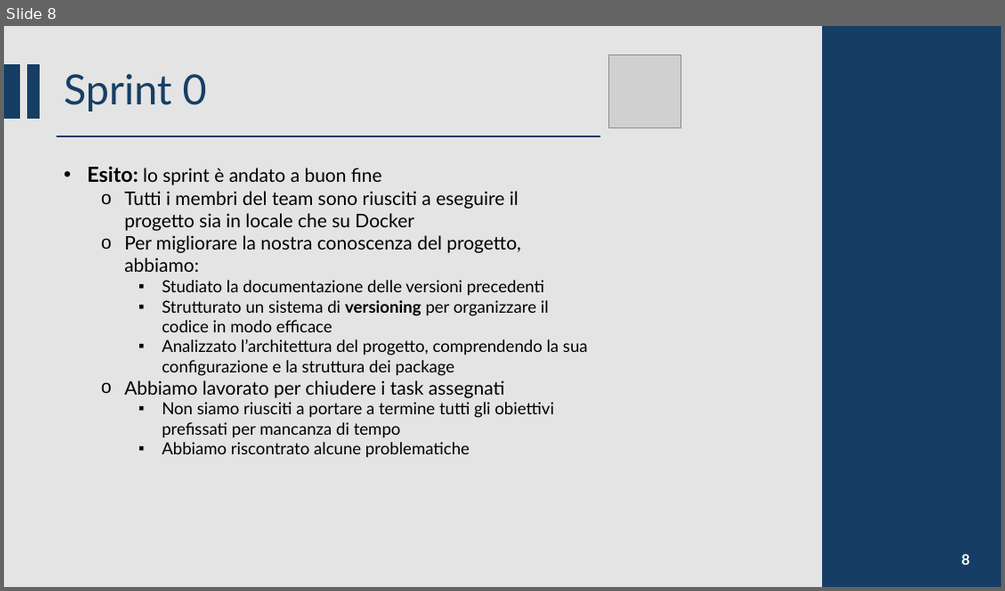
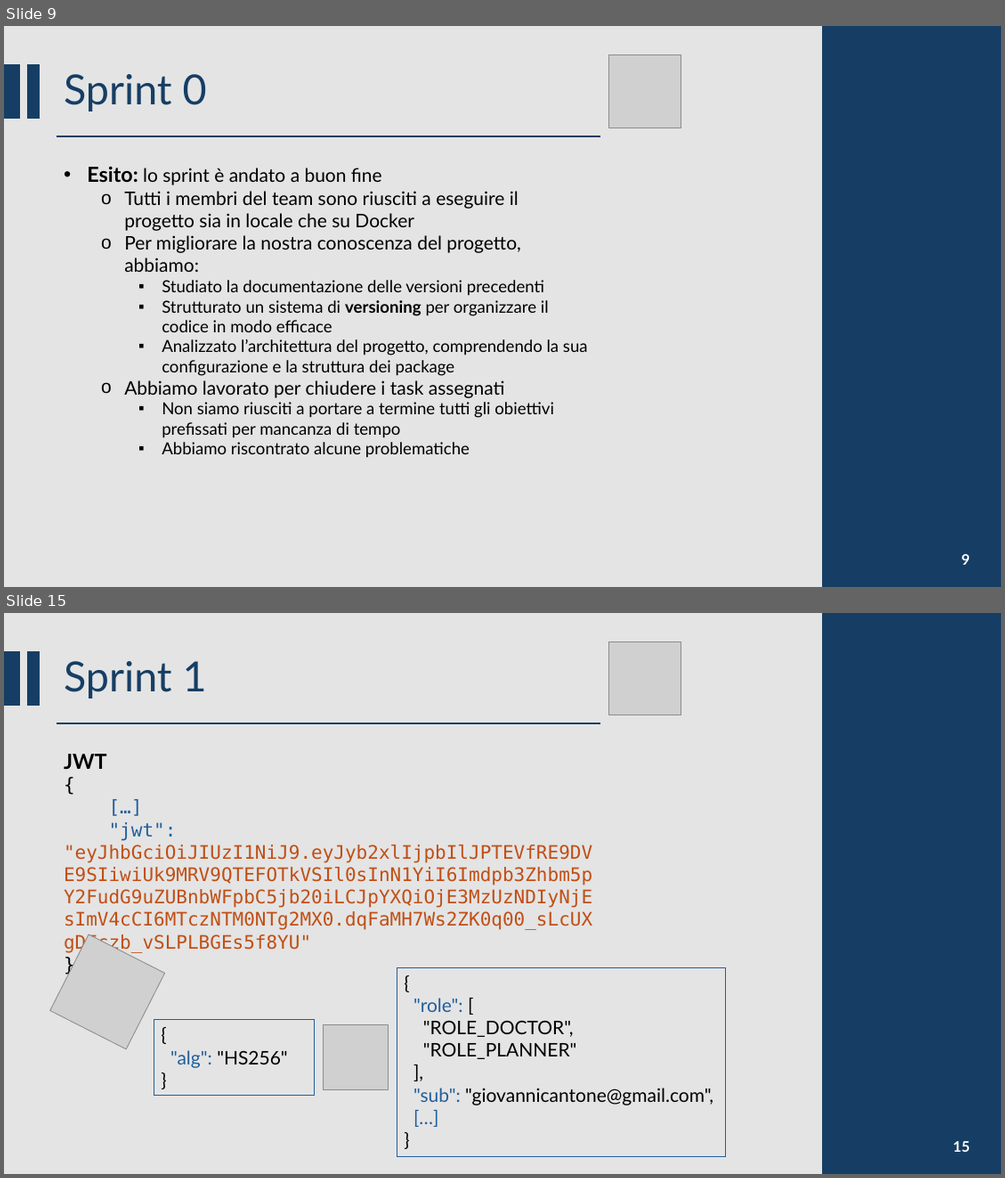
Before and after one commit to CSW-Teams/MS3-docs, a slide deck: ShiftsHappen/Sprint 5/CSW Sprint 5.pptm. Shown one above the other, each under a label of ours: slide 8 before the commit, slides 9 and 15 after it; the slides between them are not shown. The pictures are 1005x591 and 1005x1178 pixels, drawn with LibreOffice and Linux fonts; fonts in the diff are those of the drawing; grey boxes stand for pictures. Boxes give left, top, right and bottom in pixels: in the first picture for what was removed or moved away, otherwise in the second. Text is boxed around its words. In the diff, an @@ line names an element or a change of style, - is before the commit and + after.

Commit message:
Added slides for Sprint 1

```diff
--- a/ShiftsHappen/Sprint 5/CSW Sprint 5.pptm
+++ b/ShiftsHappen/Sprint 5/CSW Sprint 5.pptm
@@ slide 15 added at [4,613,1001,1174], background #D9D9D9 at 70% opacity @@
@@ rectangle added at [823,613,1001,1174], fill #163E64, outline #163E64 1.5 pt @@
@@ rectangle added at [4,652,20,705], fill #163E64, outline #163E64 1.5 pt @@
@@ rectangle added at [28,652,39,705], fill #163E64, outline #163E64 1.5 pt @@
@@ title added at [64,661,207,698], 40 pt, text #163E64 @@
+Sprint 1
@@ picture added at [609,642,681,714] @@
@@ line added from (57, 723) to (600, 723), #163E64 1.5 pt @@
@@ text added at [64,754,107,769], 20 pt, text #000000, bold @@
+JWT
@@ text added at [64,822,592,953], 18 pt, text #C04F15 @@
+{
+[…]
+"jwt": "eyJhbGciOiJIUzI1NiJ9.eyJyb2xlIjpbIlJPTEVfRE9DVE9SIiwiUk9MRV9QTEFOTkVSIl0sInN1YiI6Imdpb3Zhbm5pY2FudG9uZUBnbWFpbC5jb20iLCJpYXQiOjE3MzUzNDIyNjEsImV4cCI6MTczNTM0NTg2MX0.dqFaMH7Ws2ZK0q00_sLcUXgDEczb_vSLPLBGEs5f8YU"
+}
@@ picture added at [50,934,164,1049] @@
@@ rectangle added at [396,967,726,1156], outline #215F9A 0.75 pt, 18 pt, text #000000 @@
+{
+"role": [
+"ROLE_DOCTOR",
+"ROLE_PLANNER"
+],
+"sub": "giovannicantone@gmail.com",
+[…]
+}
@@ rectangle added at [154,1020,315,1095], outline #215F9A 0.75 pt, 18 pt, text #000000 @@
+{
+"alg": "HS256"
+}
@@ picture added at [324,1025,388,1090] @@
@@ page number added at [953,1141,970,1151], 14 pt, text #FFFFFF, bold @@
+15
@@ what was slide 8 is now slide 9 @@
@@ page number at [962,554,970,564]: text changed @@
-8
+9
```
Also in this commit, not shown: 9 slides changed, 17 other slides added, 1 other file.
